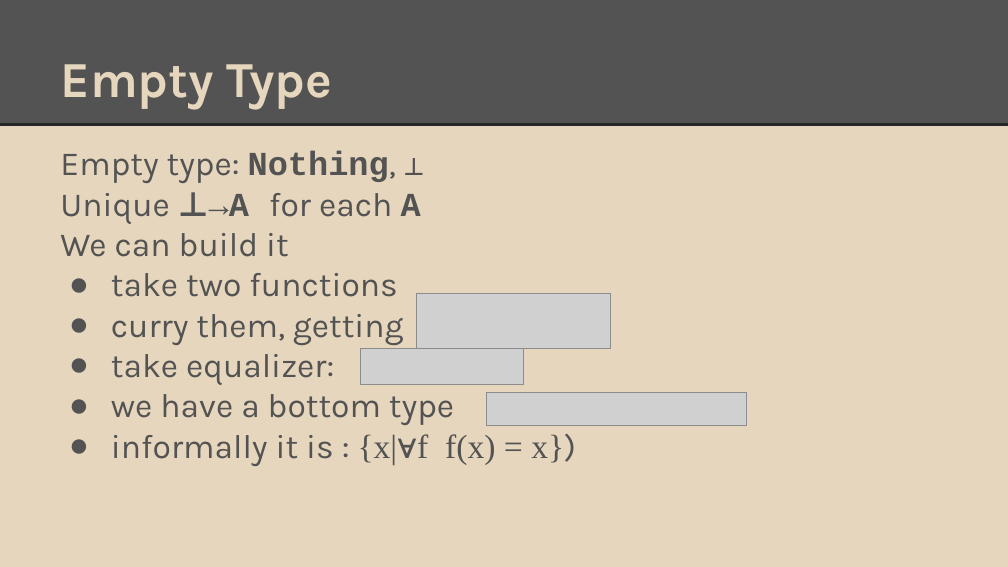
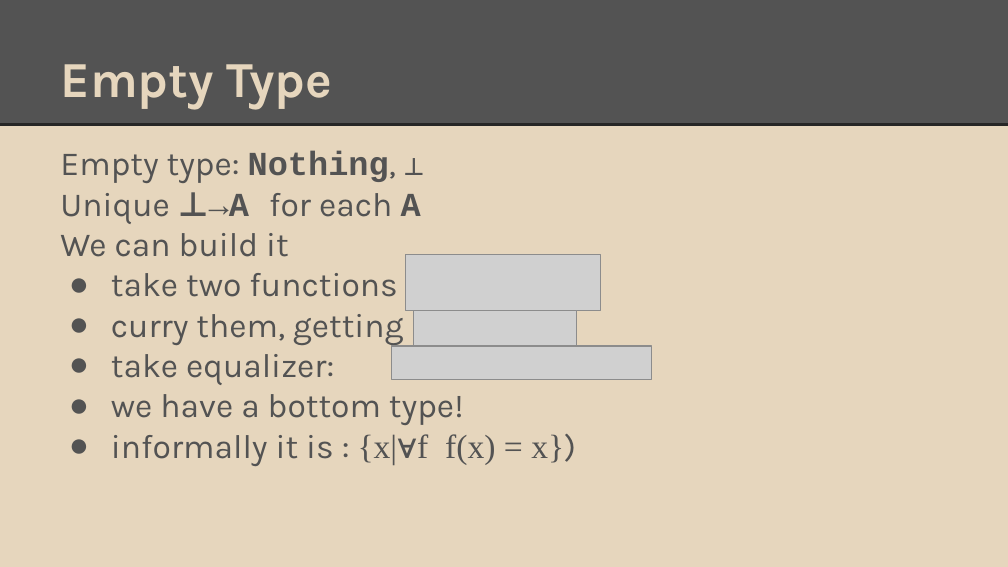
Before and after one commit to degoes-consulting/lambdaconf-2015, a slide deck: slide 23 of speakers/vpatryshev/intuitionistic-type-theory/IntroToIntuitionisticTypeTheory.pptx. Drawn at 1008x567 pixels with LibreOffice and Linux fonts; fonts in the diff are those of the drawing; grey boxes stand for pictures. Boxes give left, top, right and bottom in pixels: in the first picture for what was removed or moved away, otherwise in the second. Text is boxed around its words. In the diff, an @@ line names an element or a change of style, - is before the commit and + after.

Commit message:
Actually, only now the typos were fixed... `

```diff
--- a/speakers/vpatryshev/intuitionistic-type-theory/IntroToIntuitionisticTypeTheory.pptx
+++ b/speakers/vpatryshev/intuitionistic-type-theory/IntroToIntuitionisticTypeTheory.pptx
@@ picture: place and size @@
-picture at (416, 293, 611, 349)
+picture at (406, 255, 601, 310)
@@ picture: place and size @@
-picture at (361, 349, 524, 384)
+picture at (414, 310, 578, 346)
@@ picture: place and size @@
-picture at (487, 392, 747, 425)
+picture at (391, 346, 651, 379)
@@ text at (111, 394, 464, 425): text changed @@
-● we have a bottom type
+● we have a bottom type!
```
Also in this commit, not shown: 7 other slides changed.
